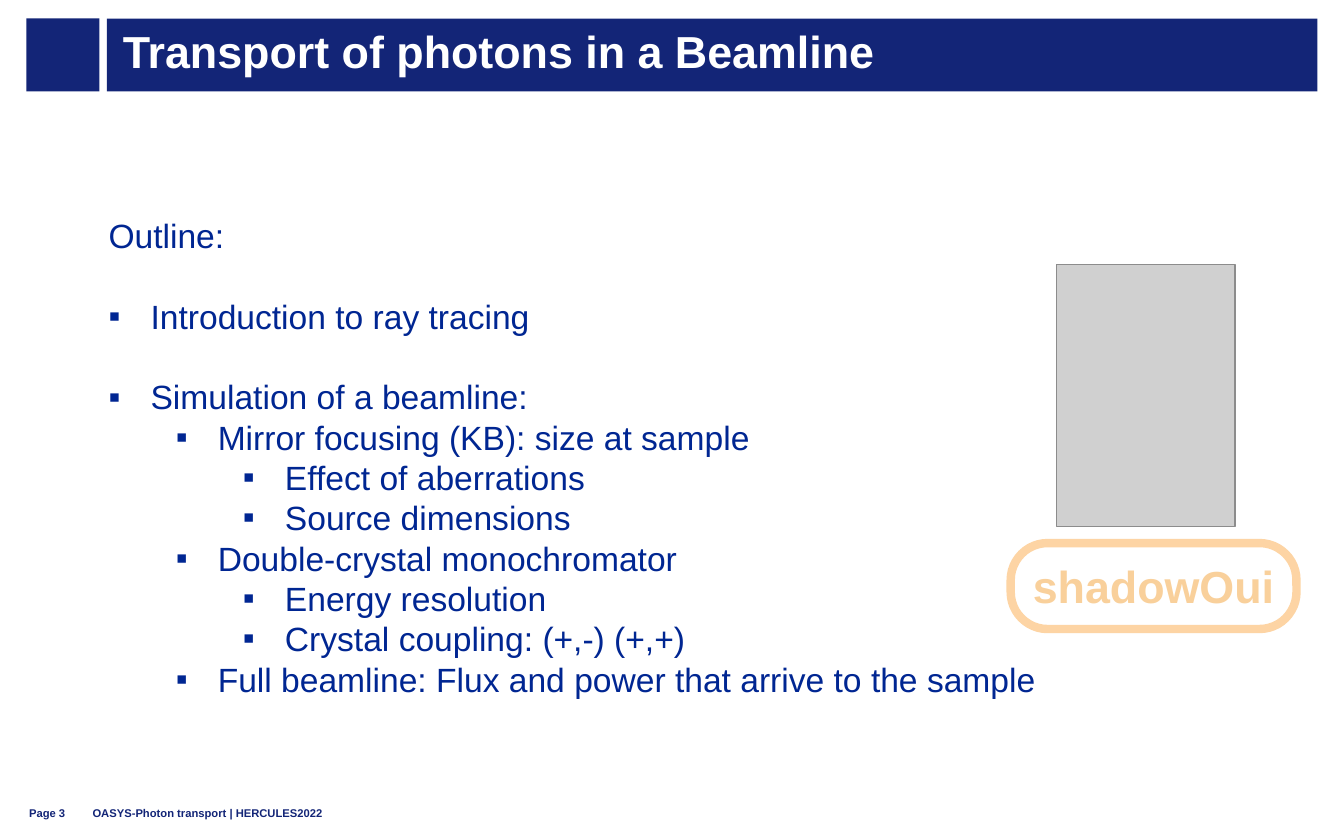
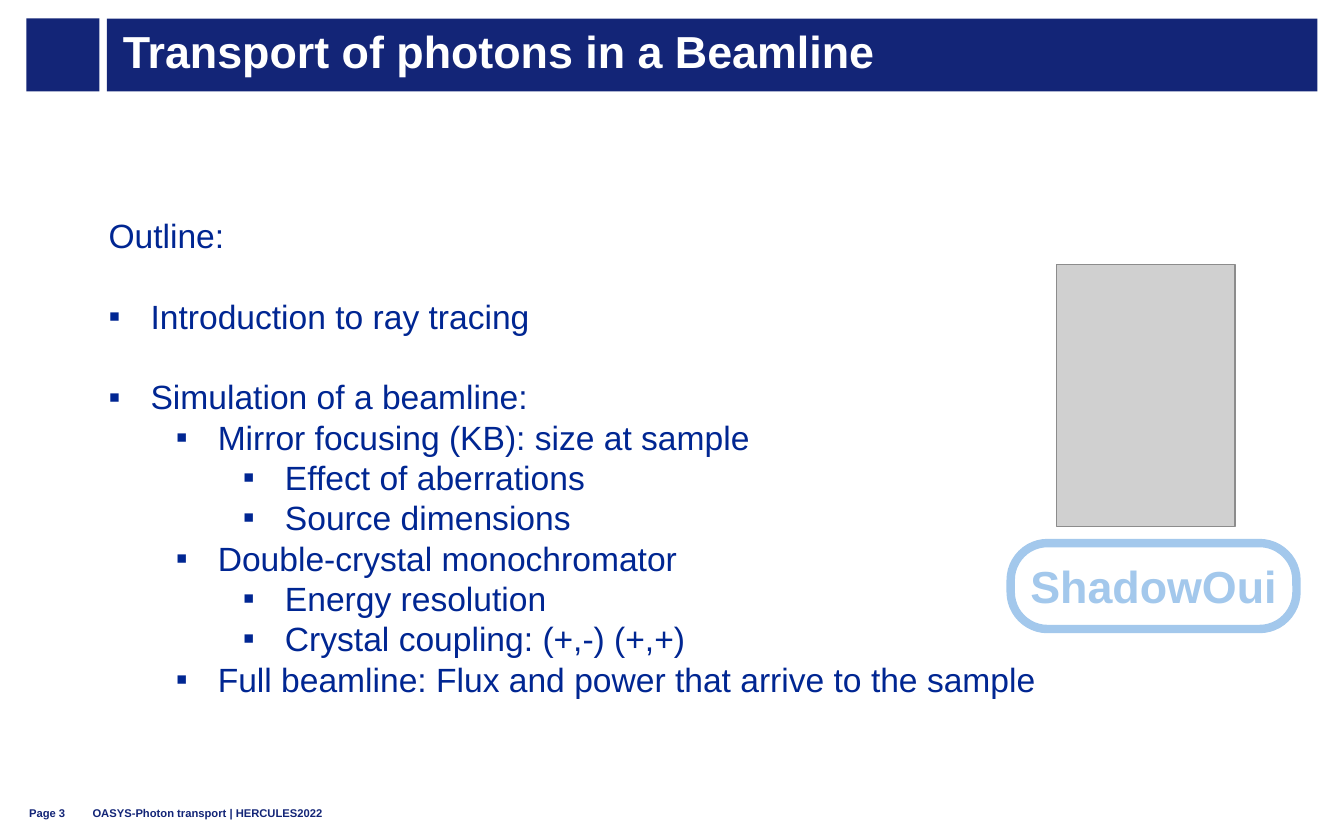
Before and after one commit to oasys-esrf-kit/oasys_hercules, a slide deck: slide 3 of 2022/hercules2022_C_photon_transport.pptx. Drawn at 1344x840 pixels with LibreOffice and Linux fonts; fonts in the diff are those of the drawing; grey boxes stand for pictures; background and template pictures are left out. Boxes give left, top, right and bottom in pixels: in the first picture for what was removed or moved away, otherwise in the second. Text is boxed around its words. In the diff, an @@ line names an element or a change of style, - is before the commit and + after.

```diff
--- a/2022/hercules2022_C_photon_transport.pptx
+++ b/2022/hercules2022_C_photon_transport.pptx
@@ rounded rectangle at [1011,543,1297,629]: outline #FDD4A4 4.5 pt to #A3C8EC 4.5 pt @@
@@ text at [1030,570,1276,603]: text changed; text colour #F9D09B to #A3C8EC @@
-shadowOui
+ShadowOui
```
Also in this commit, not shown: 5 other slides changed, 3 other files.
